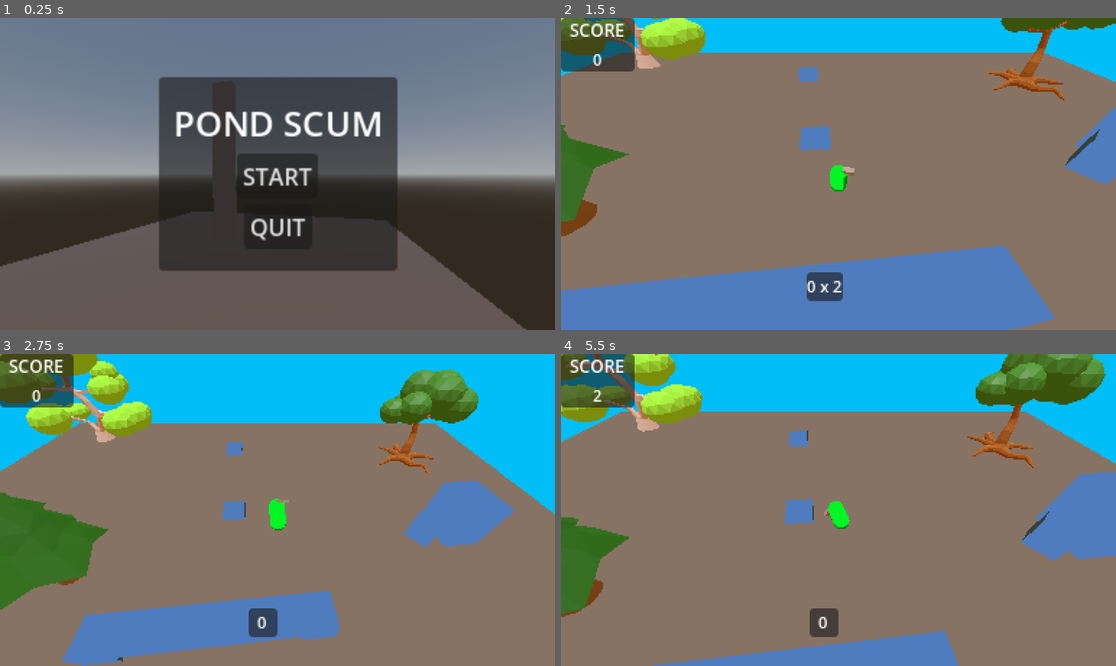
Above: before the commit, frames 1-4 (two rows, left to right).
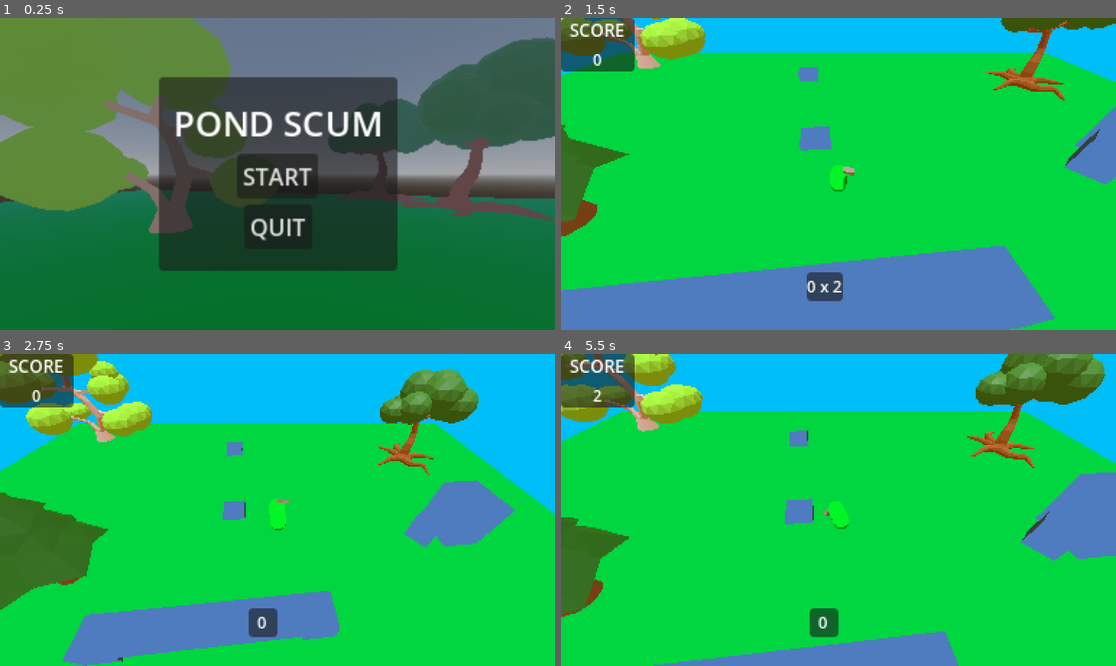
Above: after the commit, the same moments.

Repository: nschwei/PondScum
Game: Godot game, scene res://Scenes/MainMenu.tscn
Two runs of this game, one before a commit and one after it. Both use one fixed random seed, a clock stepped at 60 frames per second and the inputs below.
Inputs (mouse positions are in pixels of both pictures, inside the frame that each line leads up to):
- Up to frame 1 (0.25 s): no input
- Up to frame 2 (1.5 s): click "START" at 0.5 s; move the mouse to (960, 158) at 1.27 s; press the mouse at (960, 158) at 1.28 s; hold D (move_right) from 1.28 s (still down)
- Up to frame 3 (2.75 s): tap Space (jump) at 1.52, 2.27 s; move the mouse to (166, 525) at 2.02 s; release D (move_right) at 2.03 s; release the mouse at (166, 525) at 2.03 s; hold S (move_back) from 2.03 s (still down); click (166, 525) at 2.1 s
- Up to frame 4 (5.5 s): move the mouse to (894, 441) at 2.77 s; release S (move_back) at 2.78 s; press the mouse at (894, 441) at 2.78 s; hold D (move_right) 2.78-3.53 s; move the mouse to (810, 572) at 3.52 s; release the mouse at (810, 572) at 3.53 s; hold W (move_forward) 3.53-4.28 s; click (810, 572) at 3.6 s; tap Space (jump) at 3.77, 4.52, 5.27 s; move the mouse to (1005, 556) at 4.27 s; press the mouse at (1005, 556) at 4.28 s; hold A (move_left) from 4.28 s (still down); move the mouse to (672, 463) at 5.02 s; release the mouse at (672, 463) at 5.03 s; click (672, 463) at 5.1 s

The runs differ from the first frame. In frame 1, 68% of the frame differs, in the area x 0-100%, y 0-100%; in frame 2, 66%; in frame 3, 58%; in frame 4, 69%, in the area x 0-100%, y 18-100%.

Commit message:
added some materials and adjustem main menu

Diff:
--- /dev/null
+++ b/Materials/grass.tres
@@ -0,0 +1,6 @@
+[gd_resource type="StandardMaterial3D" format=3 uid="uid://bw0vneyij3v8"]
+
+[resource]
+diffuse_mode = 3
+albedo_color = Color(4.76494e-06, 0.740247, 0.241786, 1)
+roughness = 0.0
--- a/Scenes/GreyBox.tscn
+++ b/Scenes/GreyBox.tscn
@@ -1,9 +1,9 @@
 [gd_scene load_steps=17 format=3 uid="uid://bg3b0na8xx75u"]
 
-[ext_resource type="Material" uid="uid://1v2slhbdewwt" path="res://Materials/GeryBoxMat_2.tres" id="1_e50fr"]
 [ext_resource type="Material" uid="uid://cj8esijty2q1e" path="res://Materials/GeryBoxMat.tres" id="1_kdowq"]
 [ext_resource type="Script" path="res://Scripts/Game_Manager.gd" id="1_q4rcx"]
 [ext_resource type="PackedScene" uid="uid://bq8s650jq4518" path="res://EnvironObj/GreyBoxWall.tscn" id="2_50knn"]
+[ext_resource type="Material" uid="uid://bw0vneyij3v8" path="res://Materials/grass.tres" id="2_g4468"]
 [ext_resource type="PackedScene" uid="uid://dkw6i4na6714r" path="res://PlayerObj/Player.tscn" id="3_aeydj"]
 [ext_resource type="Material" uid="uid://cmwx3qnv1o0sv" path="res://Materials/pixel_shader_mat.tres" id="6_0ophq"]
 [ext_resource type="PackedScene" uid="uid://dpgt8hkv8yfnt" path="res://EnvironObj/InvisWall.tscn" id="6_ljlob"]
@@ -62,7 +62,7 @@
 
 [node name="Floor" type="MeshInstance3D" parent="PixelView/SubViewport/Level"]
 transform = Transform3D(73.3482, 0, 0, 0, 0.2, 0, 0, 0, 62.123, 0, 0, 0)
-material_override = ExtResource("1_e50fr")
+material_override = ExtResource("2_g4468")
 mesh = SubResource("BoxMesh_hqrv5")
 skeleton = NodePath("../../../..")
 surface_material_override/0 = ExtResource("1_kdowq")
--- a/Scenes/MainMenu.tscn
+++ b/Scenes/MainMenu.tscn
@@ -1,7 +1,10 @@
-[gd_scene load_steps=10 format=3 uid="uid://doxqj5egoho01"]
+[gd_scene load_steps=12 format=3 uid="uid://doxqj5egoho01"]
 
 [ext_resource type="Script" path="res://Scripts/MainMenu.gd" id="1_13s00"]
+[ext_resource type="Material" uid="uid://bw0vneyij3v8" path="res://Materials/grass.tres" id="2_0pdq2"]
+[ext_resource type="PackedScene" uid="uid://c25wnipfj4opv" path="res://Models/BirchTree.glb" id="2_h7u34"]
 [ext_resource type="Material" uid="uid://cmwx3qnv1o0sv" path="res://Materials/pixel_shader_mat.tres" id="2_xhfgo"]
+[ext_resource type="PackedScene" uid="uid://dxf4ifswrtvjr" path="res://Models/NormalTree.glb" id="3_d5vt1"]
 
 [sub_resource type="ProceduralSkyMaterial" id="ProceduralSkyMaterial_afray"]
 
@@ -23,8 +26,7 @@
 size = Vector2(2, 2)
 
 [sub_resource type="BoxMesh" id="BoxMesh_lnei3"]
-
-[sub_resource type="BoxMesh" id="BoxMesh_xcyrb"]
+material = ExtResource("2_0pdq2")
 
 [sub_resource type="Environment" id="Environment_uu8e6"]
 background_mode = 1
@@ -67,12 +69,17 @@
 [node name="World" type="Node3D" parent="SubViewportContainer/SubViewport"]
 
 [node name="PlaceholderGround" type="MeshInstance3D" parent="SubViewportContainer/SubViewport/World"]
-transform = Transform3D(6.33605, 0, 0, 0, 0.318677, 0, 0, 0, 5.24318, 0, 0, 0)
+transform = Transform3D(27.2598, 0, 0, 0, 0.318677, 0, 0, 0, 20.3756, 0, 0, 0)
 mesh = SubResource("BoxMesh_lnei3")
 
-[node name="PlaceHolderTree" type="MeshInstance3D" parent="SubViewportContainer/SubViewport/World"]
-transform = Transform3D(0.430762, -0.026968, 0, 0.00261637, 4.44004, 0, 0, 0, 0.204739, -0.619789, 1.21042, 0)
-mesh = SubResource("BoxMesh_xcyrb")
+[node name="BirchTree" parent="SubViewportContainer/SubViewport/World" instance=ExtResource("2_h7u34")]
+transform = Transform3D(0.384493, 0, 0.319632, 0, 0.5, 0, -0.319632, 0, 0.384493, -2.49954, 2.41683, -0.493525)
+
+[node name="NormalTree" parent="SubViewportContainer/SubViewport/World" instance=ExtResource("3_d5vt1")]
+transform = Transform3D(-0.261701, 0, -0.402384, 0, 0.48, 0, 0.402384, 0, -0.261701, 6.88211, 2.35865, -5.13415)
+
+[node name="NormalTree2" parent="SubViewportContainer/SubViewport/World" instance=ExtResource("3_d5vt1")]
+transform = Transform3D(0.5, 0, 0, 0, 0.5, 0, 0, 0, 0.5, 4.4349, 2.50777, -8.85094)
 
 [node name="MainMenu" type="CanvasLayer" parent="SubViewportContainer/SubViewport"]
 script = ExtResource("1_13s00")
